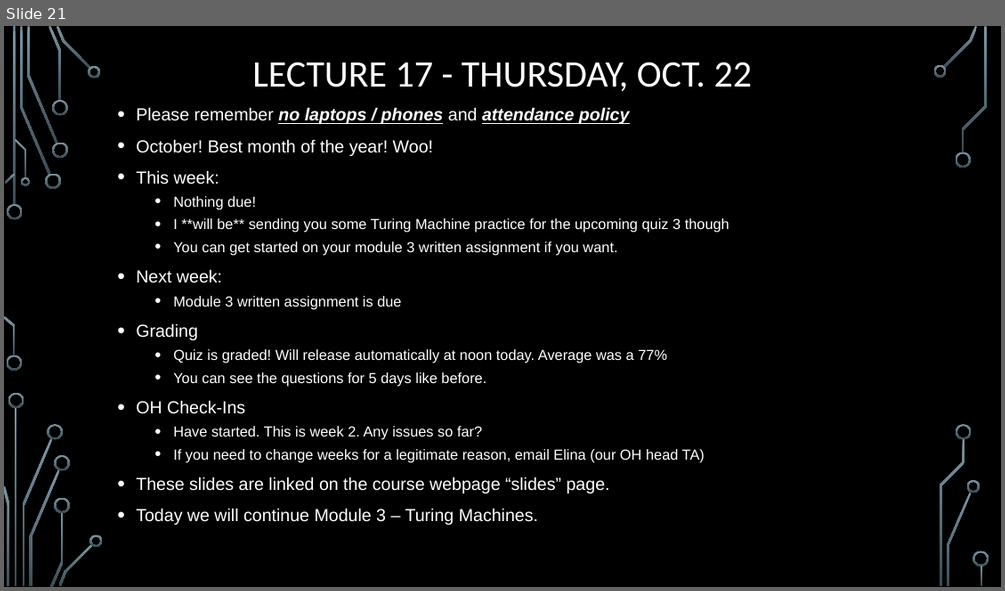
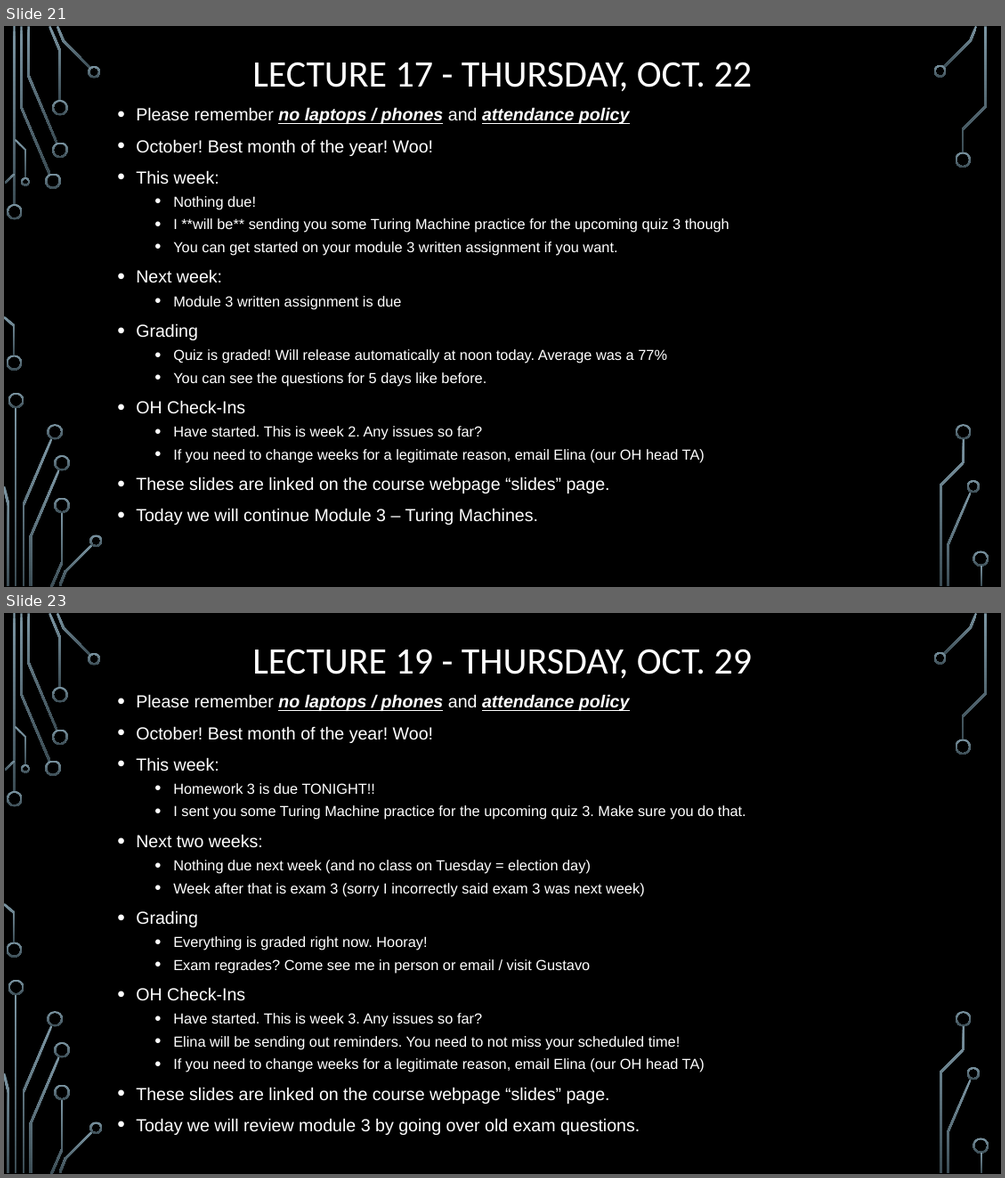
Before and after one commit to markfloryan/dmt2, a slide deck: slides/00-DailyAnnouncements.pptx. Shown one above the other, each under a label of ours: slide 21 before the commit, slides 21 and 23 after it; the slides between them are not shown. The pictures are 1005x591 and 1005x1178 pixels, drawn with LibreOffice and Linux fonts; fonts in the diff are those of the drawing; background and template pictures are left out. Boxes give left, top, right and bottom in pixels: in the first picture for what was removed or moved away, otherwise in the second. Text is boxed around its words. In the diff, an @@ line names an element or a change of style, - is before the commit and + after.

```diff
--- a/slides/00-DailyAnnouncements.pptx
+++ b/slides/00-DailyAnnouncements.pptx
@@ slide 23 added at <box>4,613,1001,1174</box>, background picture (left out); not listed: 36 template elements that a slide beside it also shows @@
@@ title added at <box>252,649,752,678</box>, 36 pt, text #FFFFFF @@
+LECTURE 19 - THURSDAY, OCT. 29
@@ text added at <box>136,694,746,1135</box>, 14 pt, text #FFFFFF @@
+• Please remember no laptops / phones and attendance policy
+• October! Best month of the year! Woo!
+• This week:
+  • Homework 3 is due TONIGHT!!
+  • I sent you some Turing Machine practice for the upcoming quiz 3. Make sure you do that.
+• Next two weeks:
+  • Nothing due next week (and no class on Tuesday = election day)
+  • Week after that is exam 3 (sorry I incorrectly said exam 3 was next week)
+• Grading
+  • Everything is graded right now. Hooray!
+  • Exam regrades? Come see me in person or email / visit Gustavo
+• OH Check-Ins
+  • Have started. This is week 3. Any issues so far?
+  • Elina will be sending out reminders. You need to not miss your scheduled time!
+  • If you need to change weeks for a legitimate reason, email Elina (our OH head TA)
+• These slides are linked on the course webpage “slides” page.
+• Today we will review module 3 by going over old exam questions.
```
Also in this commit, not shown: 2 slides changed, 1 other file.
